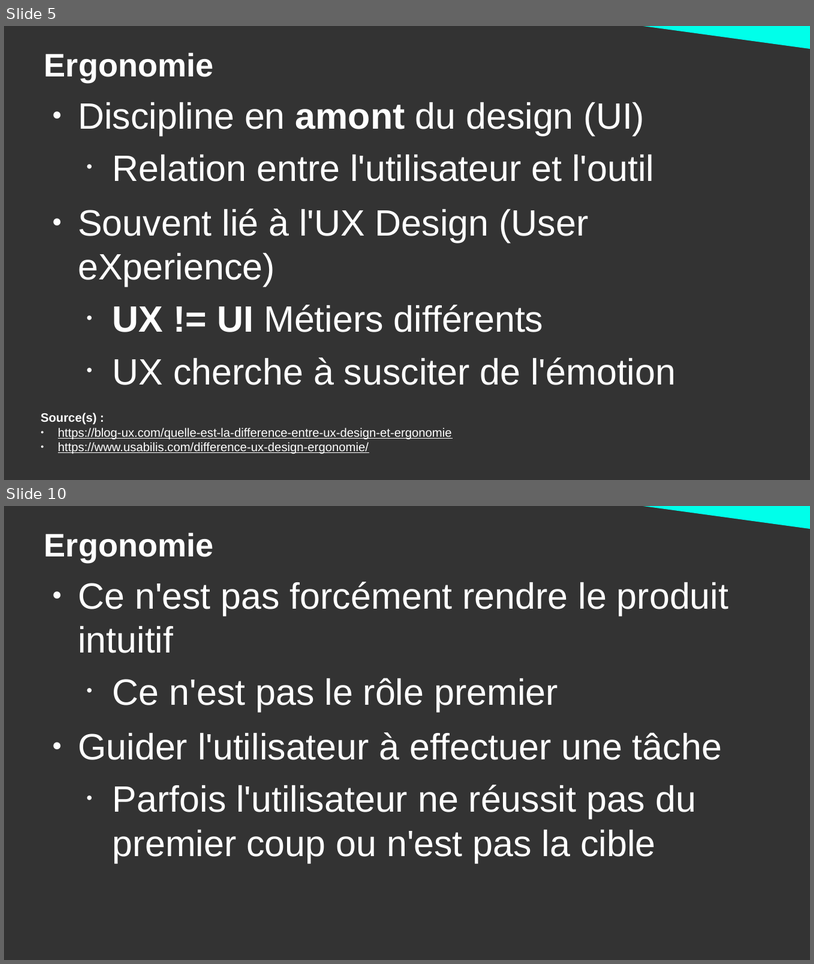
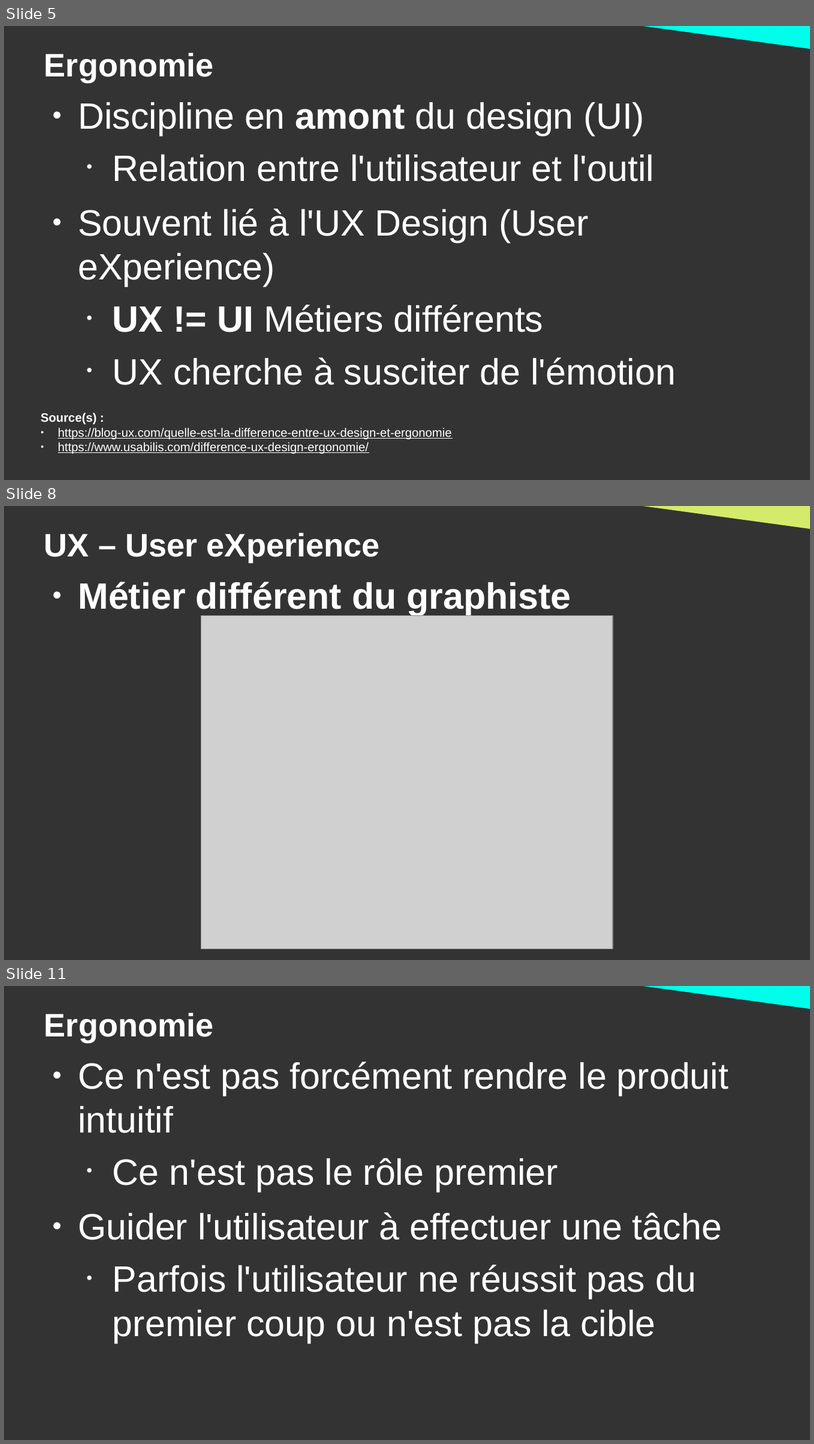
Before and after one commit to DanYellow/cours, a slide deck: ergonomie-et-accessibilite-s2/numero-1/presentation.odp. Shown one above the other, each under a label of ours: slides 5 and 10 before the commit, slides 5, 8 and 11 after it; the slides between them are not shown. The pictures are 814x964 and 814x1444 pixels, drawn with LibreOffice and Linux fonts; fonts in the diff are those of the drawing; grey boxes stand for pictures. Boxes give left, top, right and bottom in pixels: in the first picture for what was removed or moved away, otherwise in the second. Text is boxed around its words. In the diff, an @@ line names an element or a change of style, - is before the commit and + after.

```diff
--- a/ergonomie-et-accessibilite-s2/numero-1/presentation.odp
+++ b/ergonomie-et-accessibilite-s2/numero-1/presentation.odp
@@ slide 8 added at (4,506,810,960), background #333333 @@
@@ right triangle added at (620,506,810,529), fill #D4EA6B @@
@@ title added at (44,532,380,562), 32 pt, text #FFFFFF, bold @@
+UX – User eXperience
@@ text added at (78,582,571,615), 36 pt, text #FFFFFF, bold @@
+● Métier différent du graphiste
@@ picture added at (201,616,614,949) @@
@@ what was slide 10 is now slide 11 @@
```
Also in this commit, not shown: 6 slides changed, 35 other files.
